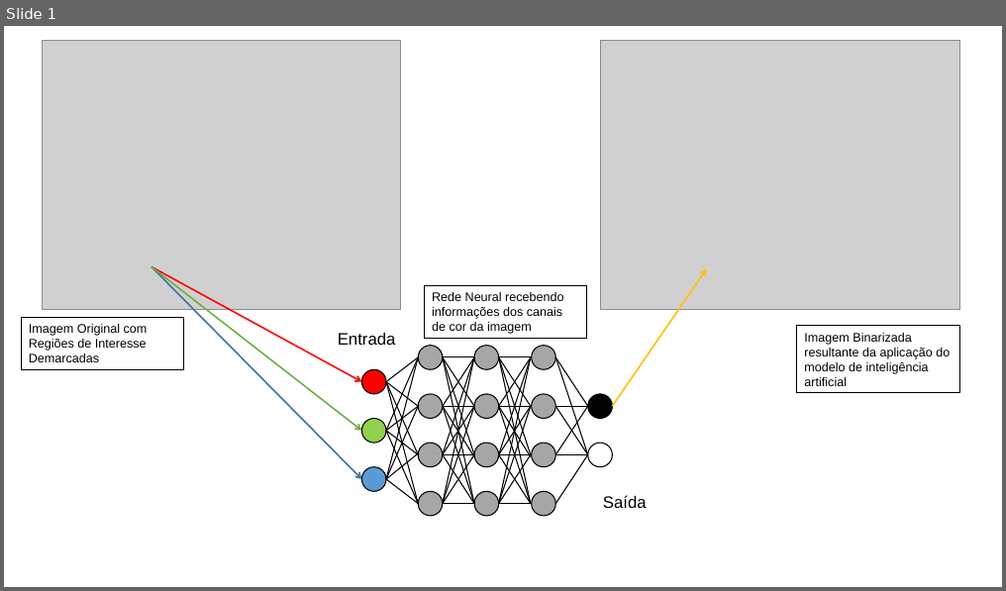
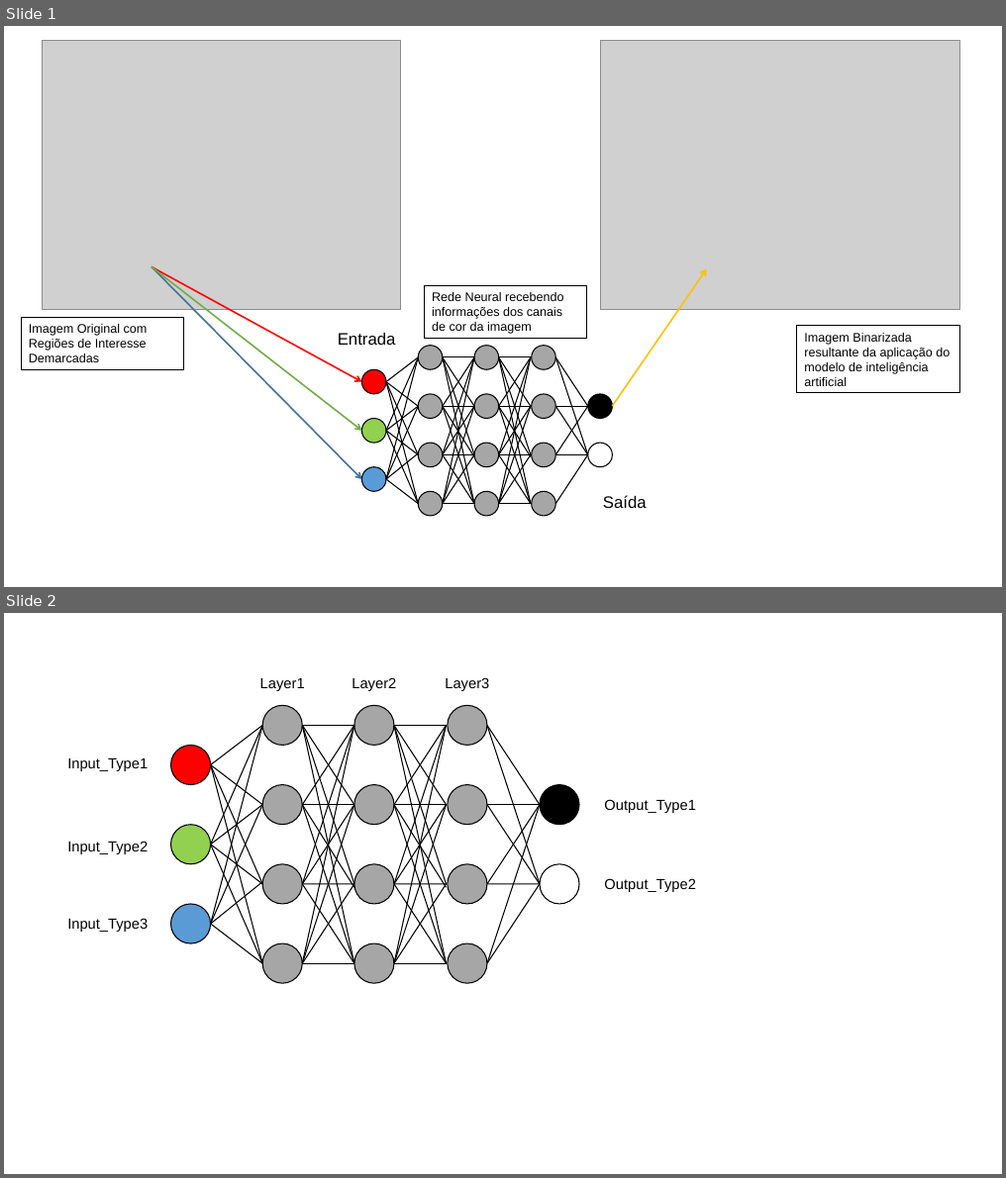
Before and after one commit to hereisjohnny2/TeseMestrado, a slide deck: imagens/imagensCriadas/Apresentação1.pptx. Shown one above the other, each under a label of ours: slide 1 before the commit, slides 1 and 2 after it. The pictures are 1006x591 and 1006x1178 pixels, drawn with LibreOffice and Linux fonts; fonts in the diff are those of the drawing; grey boxes stand for pictures. Boxes give left, top, right and bottom in pixels: in the first picture for what was removed or moved away, otherwise in the second. Text is boxed around its words. In the diff, an @@ line names an element or a change of style, - is before the commit and + after.

```diff
--- a/imagens/imagensCriadas/Apresentação1.pptx
+++ b/imagens/imagensCriadas/Apresentação1.pptx
@@ slide 2 added at [4, 613, 1002, 1174], background #FFFFFF @@
@@ text added at [260, 678, 305, 691], 14 pt, text #000000 @@
+Layer1
@@ text added at [351, 677, 396, 691], 14 pt, text #000000 @@
+Layer2
@@ text added at [445, 677, 489, 691], 14 pt, text #000000 @@
+Layer3
@@ text added at [67, 759, 148, 771], 14 pt, text #000000 @@
+Input_Type1
@@ group added at [171, 705, 580, 983]: 51 lines, 17 ellipses @@
@@ line added from (540, 805) to (487, 963), #000000 1 pt @@
@@ text added at [604, 799, 696, 813], 14 pt, text #000000 @@
+Output_Type1
@@ text added at [67, 841, 148, 855], 14 pt, text #000000 @@
+Input_Type2
@@ text added at [604, 878, 696, 892], 14 pt, text #000000 @@
+Output_Type2
@@ text added at [67, 918, 148, 932], 14 pt, text #000000 @@
+Input_Type3
```
Also in this commit, not shown: 6 other files.
